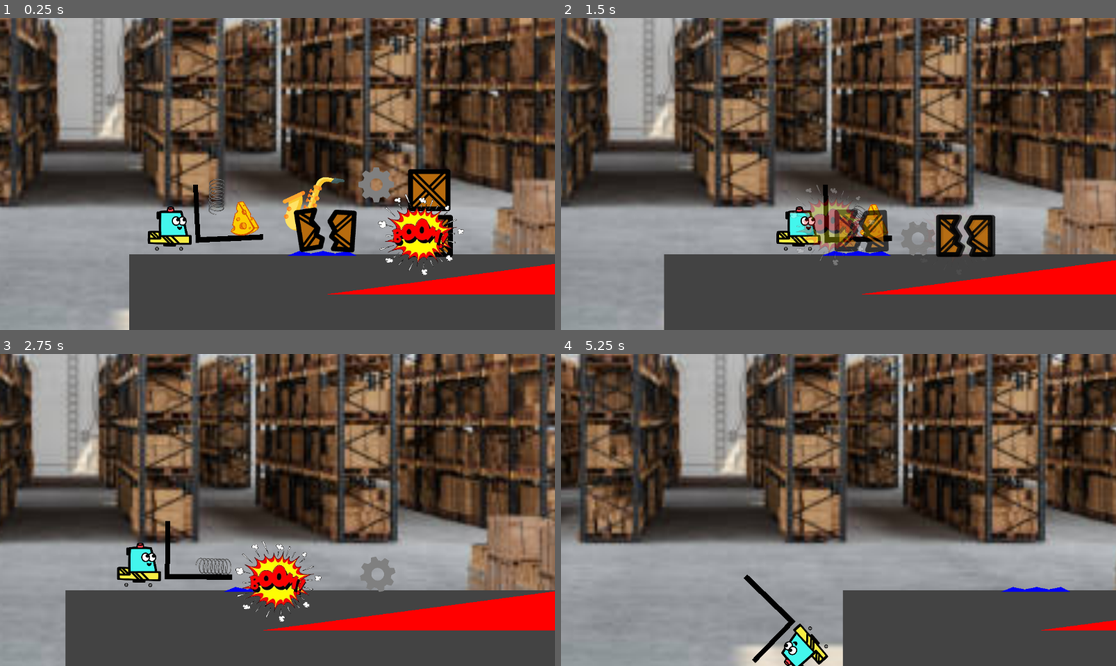
Above: before the commit, frames 1-4 (two rows, left to right).
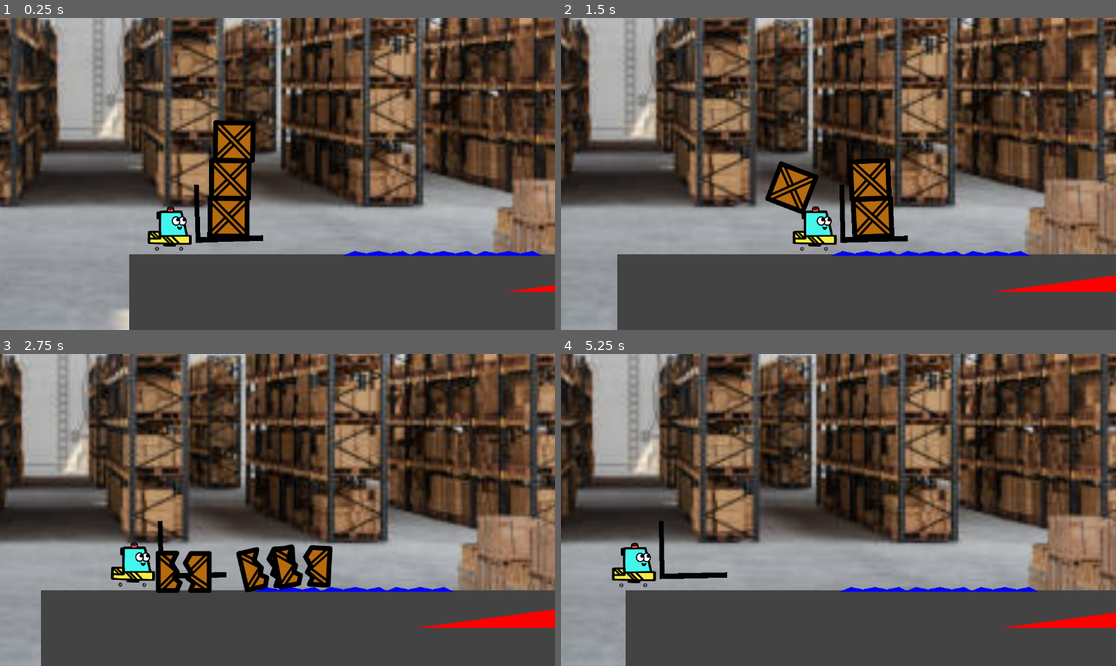
Above: after the commit, the same moments.

Repository: CourtlandCrouchet/OneTrip
Game: Godot game, scene res://Scenes/main.tscn
Two runs of this game, one before a commit and one after it. Both use one fixed random seed, a clock stepped at 60 frames per second and the inputs below.
Inputs:
- Up to frame 1 (0.25 s): no input
- Up to frame 2 (1.5 s): hold Right (move_right) 0.53-1.28 s; hold Left (move_left) from 1.28 s (still down)
- Up to frame 3 (2.75 s): release Left (move_left) at 2.03 s; hold Right (move_right) from 2.03 s (still down)
- Up to frame 4 (5.25 s): release Right (move_right) at 3.53 s; hold Left (move_left) from 3.53 s (still down)

The runs differ from the first frame. In frame 1, 10% of the frame differs, in the area x 28-100%, y 32-89%; in frame 2, 48%; in frame 3, 42%; in frame 4, 63%, in the area x 0-100%, y 0-100%.

Commit message:
More Torque

Diff:
--- a/Scenes/bumps2.tscn
+++ /dev/null
@@ -1,11 +0,0 @@
-[gd_scene format=3 uid="uid://di0jipco4ahwh"]
-
-[node name="Bumps" type="StaticBody2D" groups=["Floor"]]
-collision_layer = 3
-
-[node name="Polygon2D" type="Polygon2D" parent="." groups=["Floor"]]
-color = Color(0, 0, 1, 1)
-polygon = PackedVector2Array(-41, -5, -36, -8, -31, -5, -26, -8, -21, -5, -16, -8, -12, -5)
-
-[node name="CollisionPolygon2D" type="CollisionPolygon2D" parent="." groups=["Floor"]]
-polygon = PackedVector2Array(-41, -5, -36, -8, -31, -5, -26, -8, -21, -5, -16, -8, -12, -5)
--- a/Scenes/main.tscn
+++ b/Scenes/main.tscn
@@ -6,14 +6,9 @@
 [ext_resource type="PackedScene" uid="uid://dqsnvsllgrjvm" path="res://Scenes/floor.tscn" id="3_pjymg"]
 [ext_resource type="Texture2D" uid="uid://bja71htojt2j2" path="res://Sprites/warehouse.jpg" id="3_t0i2j"]
 [ext_resource type="PackedScene" uid="uid://b8u2n0yy3m32h" path="res://Scenes/hill.tscn" id="4_blmfu"]
-[ext_resource type="PackedScene" uid="uid://dr43c6q2imkcs" path="res://Scenes/spring.tscn" id="7_onygg"]
 [ext_resource type="PackedScene" path="res://Scenes/WinZone.tscn" id="7_w60xq"]
-[ext_resource type="PackedScene" uid="uid://uxyllyjuyq62" path="res://Scenes/bird_cage.tscn" id="8_fsd2a"]
 [ext_resource type="Script" path="res://Scripts/win_zone.gd" id="9_jhthv"]
-[ext_resource type="PackedScene" uid="uid://cdue0qa0ddfa7" path="res://Scenes/gear.tscn" id="9_v03rv"]
 [ext_resource type="FontFile" uid="uid://cuq5ou13j84cx" path="res://Fonts/RubikMonoOne-Regular.ttf" id="10_bif06"]
-[ext_resource type="PackedScene" uid="uid://cdpgvnmv8rbn4" path="res://Scenes/cheese.tscn" id="10_jqenh"]
-[ext_resource type="PackedScene" uid="uid://brf54mhp8l2xr" path="res://Scenes/saxophone.tscn" id="11_nl0le"]
 [ext_resource type="PackedScene" uid="uid://dsjsji6pel00q" path="res://Scenes/bumps.tscn" id="15_3lrpl"]
 
 [sub_resource type="LabelSettings" id="LabelSettings_67nlv"]
@@ -73,36 +68,27 @@
 position = Vector2(0, 22)
 
 [node name="Hill" parent="." instance=ExtResource("4_blmfu")]
-position = Vector2(81, 38)
+position = Vector2(155, 37)
 
 [node name="Bumps" parent="." instance=ExtResource("15_3lrpl")]
-position = Vector2(80, 22)
+position = Vector2(103, 22)
+
+[node name="Bumps2" parent="." instance=ExtResource("15_3lrpl")]
+position = Vector2(157, 22)
+
+[node name="Bumps3" parent="." instance=ExtResource("15_3lrpl")]
+position = Vector2(130, 22)
 
 [node name="BoxController" type="Node2D" parent="."]
 
 [node name="Box3" parent="BoxController" instance=ExtResource("3_nybnc")]
-position = Vector2(124, -26)
+position = Vector2(41, 2)
 
 [node name="Box2" parent="BoxController" instance=ExtResource("3_nybnc")]
-position = Vector2(125, -7)
+position = Vector2(42, -34)
 
 [node name="Box" parent="BoxController" instance=ExtResource("3_nybnc")]
-position = Vector2(81, -2)
-
-[node name="Spring" parent="BoxController" instance=ExtResource("7_onygg")]
-position = Vector2(36, 3)
-
-[node name="BirdCage" parent="BoxController" instance=ExtResource("8_fsd2a")]
-position = Vector2(128, 12)
-
-[node name="Gear" parent="BoxController" instance=ExtResource("9_v03rv")]
-position = Vector2(102, -35)
-
-[node name="Cheese" parent="BoxController" instance=ExtResource("10_jqenh")]
-position = Vector2(48, 0)
-
-[node name="Saxophone" parent="BoxController" instance=ExtResource("11_nl0le")]
-position = Vector2(76, -27)
+position = Vector2(41, -16)
 
 [node name="WinZone" parent="." instance=ExtResource("7_w60xq")]
 position = Vector2(509, 21)
--- a/Scripts/player.gd
+++ b/Scripts/player.gd
@@ -1,6 +1,6 @@
 extends RigidBody2D
 
-var movement_force = 5000 # Driving Torque
+var movement_force = 10000 # Driving Torque
 const MAX_SPEED = 100 # Speed Limit
 
 # Forklift Arm Constants
Not shown: 1 places in Scenes/main.tscn that only renumber resources
